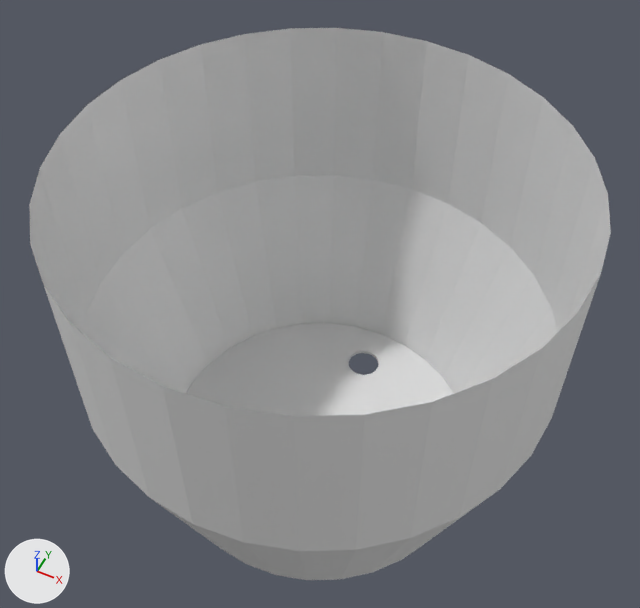
Before and after pictures for a commit that changed the OBJ model models/table6/Table 6 Broder.obj.
Before and after are seen from a camera (50 mm lens) standing at (5.94, -11.86, 20.27) and looking at (-0.2, 0.42, 4.92). The lights are fixed; the arrows at lower left show +X, +Y and +Z. The picture after the commit comes second. Where no turn or scale is listed for an object, it has been applied to the vertices.

Script lines for the objects in view, before the commit:
```python
me_broder_up = bpy.data.meshes.new('Broder_Up')
me_broder_up.from_pydata(...)  # 96 vertices, 128 faces; spans x -5.52..5.52, y -5.52..5.52, z -0.03..9.02
me_dol = bpy.data.meshes.new('Dol')
me_dol.from_pydata(...)  # 200 vertices, 404 faces; spans x -4.02..4.02, y -4.02..4.02, z 0.0..0.1
ob_broder_up = bpy.data.objects.new('Broder_Up', me_broder_up)
ob_broder_up.location = (0.0, 0.0, 0.0)
ob_dol = bpy.data.objects.new('Dol', me_dol)
ob_dol.location = (0.0, 0.0, 0.0)
```
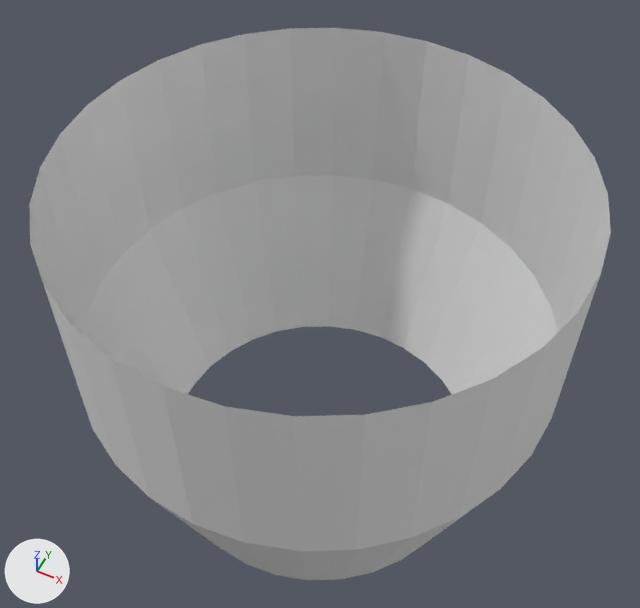
Where the change shows, as pixel boxes [x1, y1, x2, y2] in the pictures (640 x 608 px):
'Dol', deleted
    before: [186, 323, 454, 580]

The change in detail:
Object 'Dol' (ob_dol) is deleted.
